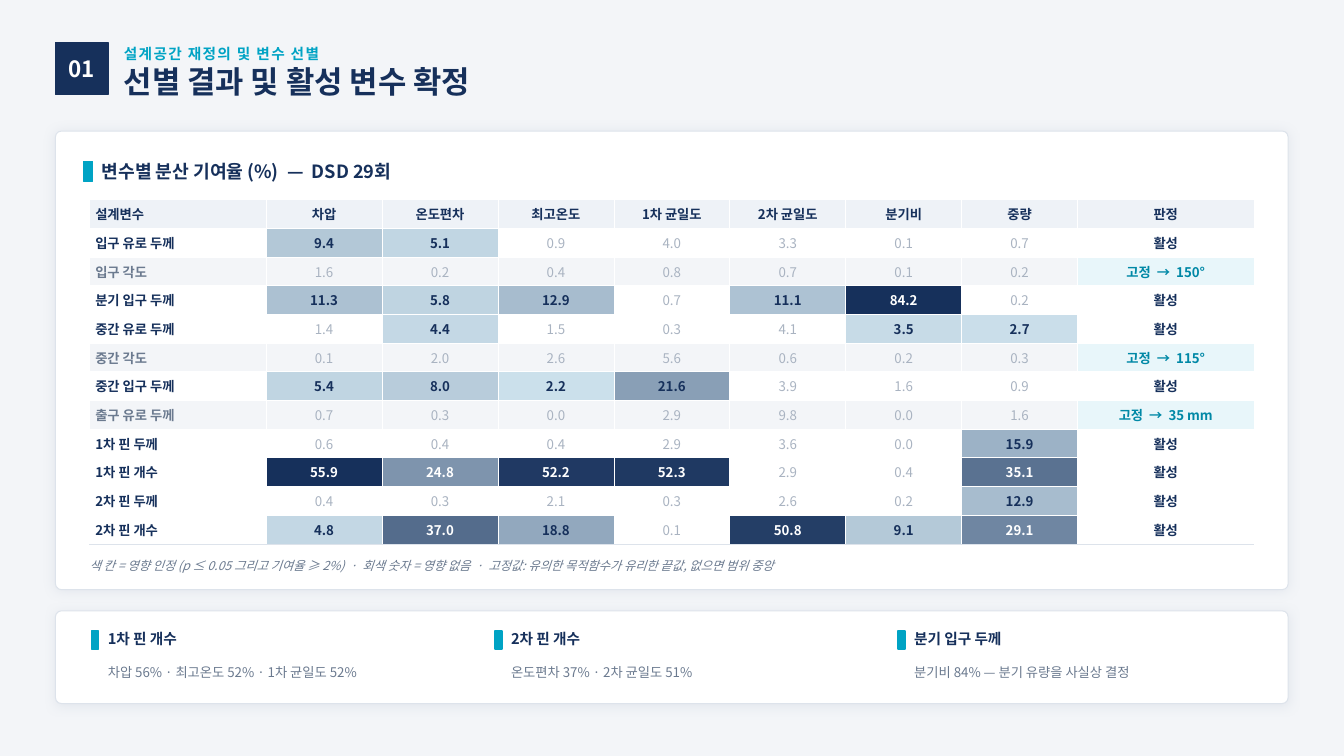
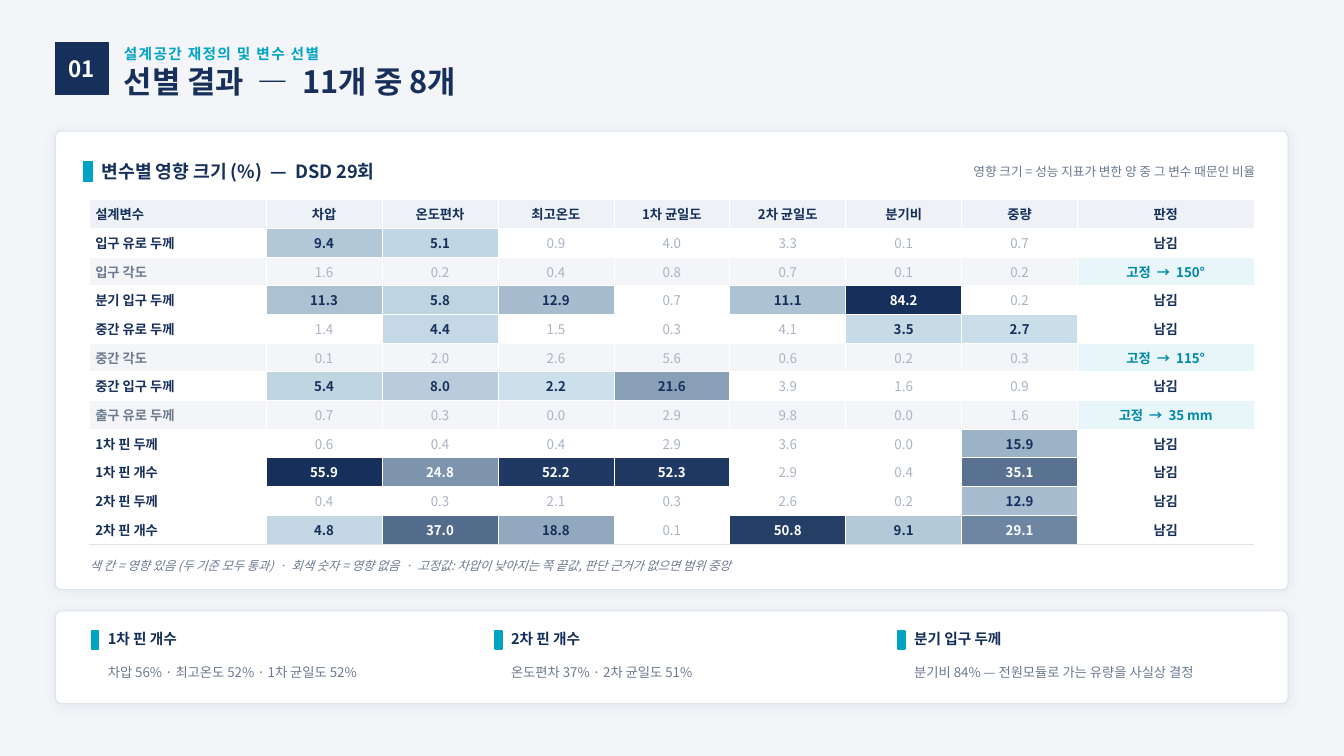
Before and after one commit to yjs9716/dddd, a slide deck: slide 6 of 2개월차_변수선별_및_대리모델구축.pptx (slide 5 before the commit). Drawn at 1344x756 pixels with LibreOffice and Linux fonts; fonts in the diff are those of the drawing. Boxes give left, top, right and bottom in pixels: in the first picture for what was removed or moved away, otherwise in the second. Text is boxed around its words. In the diff, an @@ line names an element or a change of style, - is before the commit and + after.

```diff
--- a/2개월차_변수선별_및_대리모델구축.pptx
+++ b/2개월차_변수선별_및_대리모델구축.pptx
@@ text at (124,67,456,96): text changed @@
-선별 결과 및 활성 변수 확정
+선별 결과 — 11개 중 8개
@@ text at (102,162,375,180): text changed @@
-변수별 분산 기여율 (%) — DSD 29회
+변수별 영향 크기 (%) — DSD 29회
@@ text added at (973,165,1255,177), 9 pt, text #6B7A8F @@
+영향 크기 = 성능 지표가 변한 양 중 그 변수 때문인 비율
@@ table at (90,200,1254,541) @@
-row 2, column 9: 활성
+row 2, column 9: 남김
-row 4, column 9: 활성
+row 4, column 9: 남김
-row 5, column 9: 활성
+row 5, column 9: 남김
-row 7, column 9: 활성
+row 7, column 9: 남김
-row 9, column 9: 활성
+row 9, column 9: 남김
-row 10, column 9: 활성
+row 10, column 9: 남김
-row 11, column 9: 활성
+row 11, column 9: 남김
-row 12, column 9: 활성
+row 12, column 9: 남김
@@ text at (90,560,731,572): text changed @@
-색 칸 = 영향 인정 (p ≤ 0.05 그리고 기여율 ≥ 2%) · 회색 숫자 = 영향 없음 · 고정값: 유의한 목적함수가 유리한 끝값, 없으면 범위 중앙
+색 칸 = 영향 있음 (두 기준 모두 통과) · 회색 숫자 = 영향 없음 · 고정값: 차압이 낮아지는 쪽 끝값, 판단 근거가 없으면 범위 중앙
@@ text at (914,666,1193,678): text changed @@
-분기비 84% — 분기 유량을 사실상 결정
+분기비 84% — 전원모듈로 가는 유량을 사실상 결정
```
Also in this commit, not shown: 9 other slides changed, 1 slide added, 3 other files.
